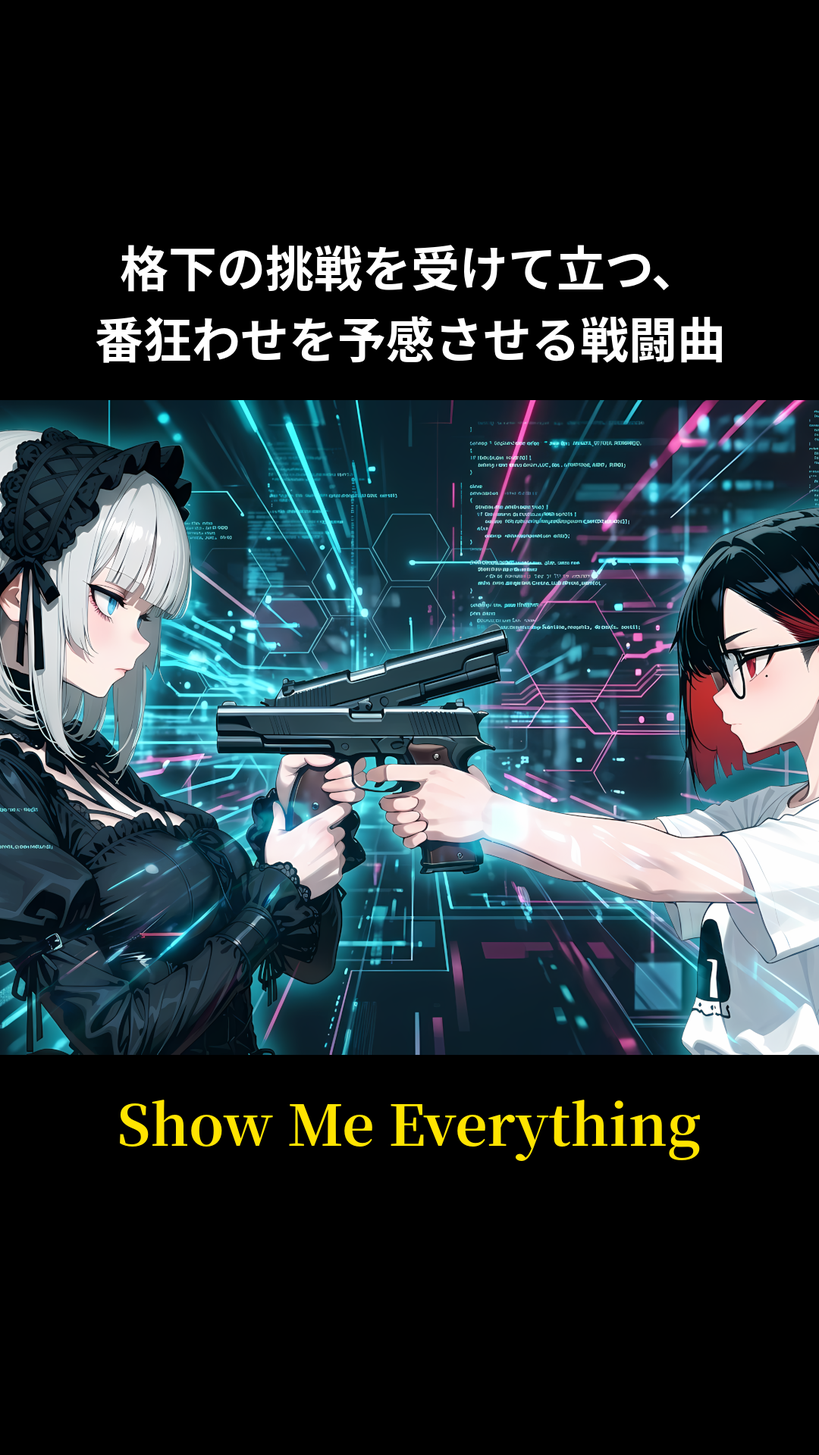
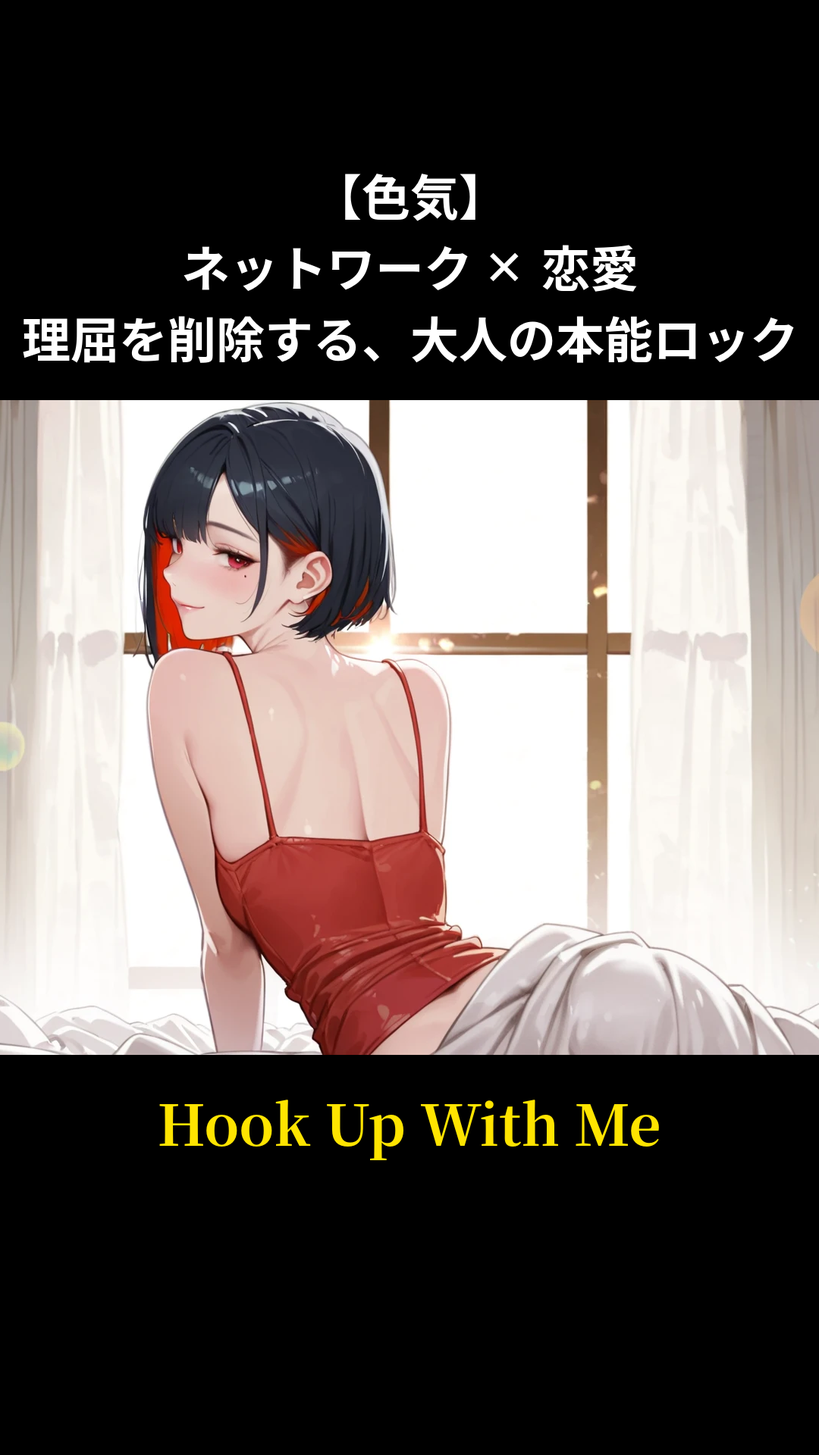
Before/after of a w=819, h=1455 layered artwork. What changed in the layer stack:
renamed "Done_keyvisual.png" to "Hook_Up_With_Me_keyvisual.png", showed it, painted on it over [0, 400, 819, 1056]
removed layer "Show_Me_Everything_keyvisual.png" over [0, 400, 819, 1056]
renamed "..." to "【色気】 ...", painted on it over [22, 173, 794, 364]
renamed "Show Me Everything" to "Hook Up With Me", painted on it over [119, 1099, 700, 1162]
